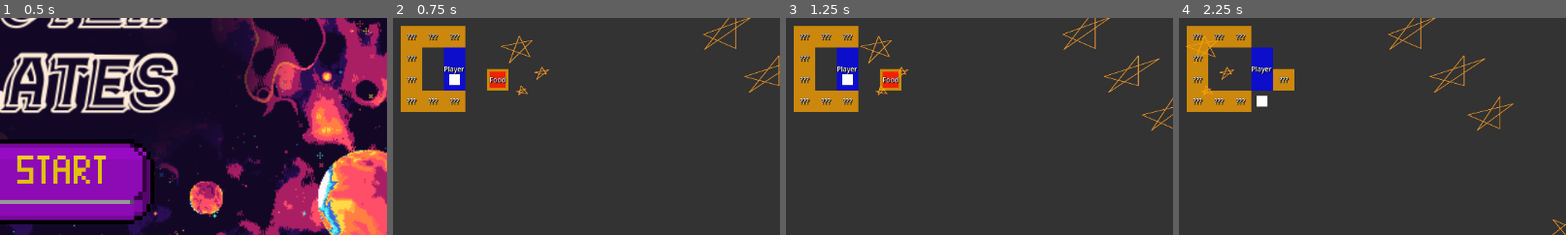
Above: before the commit, frames 1-4 (left to right).
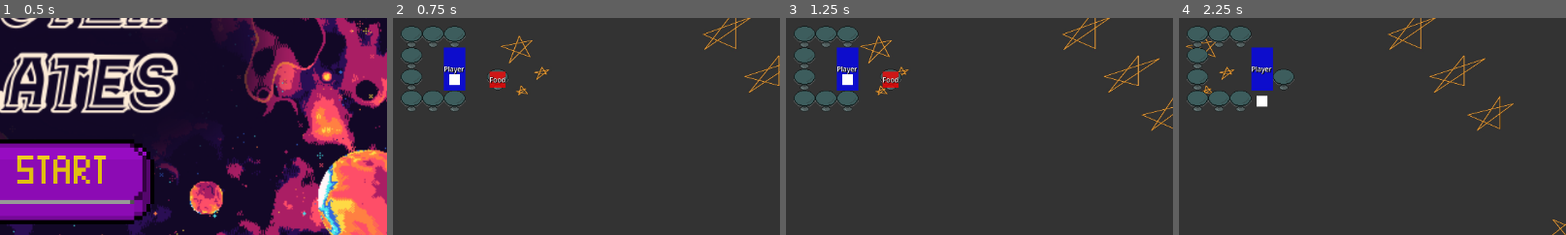
Above: after the commit, the same moments.

Repository: Alexander-Worley/Outer-Plates
Game: Godot game, scene res://MainMenu/mainMenu.tscn
Two runs of this game, one before a commit and one after it. Both use one fixed random seed, a clock stepped at 60 frames per second and the inputs below.
Inputs (mouse positions are % of the whole screen's width and height, from its top left):
- Up to frame 1 (0.5 s): no input
- Up to frame 2 (0.75 s): click (50, 73) at 0.5 s
- Up to frame 3 (1.25 s): no input
- Up to frame 4 (2.25 s): tap Enter (ui_accept) at 1.25, 1.52 s; hold Right (ui_right) 1.28-2.03 s; hold Down (ui_down) from 2.03 s (still down)
The pictures show only the part of the screen within x 42-92%, y 35-85%; the shares and areas given below are measured in that part.

Frame 1 is identical in both runs. In frame 2, 4.9% of the frame differs, in the area x 2-30%, y 3-44%; in frame 3, 4.9%; in frame 4, 5.0%.

Commit message:
Added table sprite

Diff:
--- a/Restaurant/Table/table.tscn
+++ b/Restaurant/Table/table.tscn
@@ -1,7 +1,7 @@
 [gd_scene load_steps=4 format=3 uid="uid://btugtq4bxfaeh"]
 
 [ext_resource type="Script" path="res://Restaurant/Table/table.gd" id="1_yt7qm"]
-[ext_resource type="PackedScene" uid="uid://t1a2tudgjpxb" path="res://devTools/devSprite.tscn" id="2_k5aet"]
+[ext_resource type="Texture2D" uid="uid://dn4wbfsub024w" path="res://Textures/table.png" id="2_v0yyc"]
 
 [sub_resource type="RectangleShape2D" id="RectangleShape2D_tcddw"]
 size = Vector2(32, 32)
@@ -17,4 +17,6 @@
 [node name="CollisionShape2D" type="CollisionShape2D" parent="."]
 shape = SubResource("RectangleShape2D_tcddw")
 
-[node name="devSprite" parent="." instance=ExtResource("2_k5aet")]
+[node name="Sprite2D" type="Sprite2D" parent="."]
+scale = Vector2(0.015625, 0.015625)
+texture = ExtResource("2_v0yyc")
